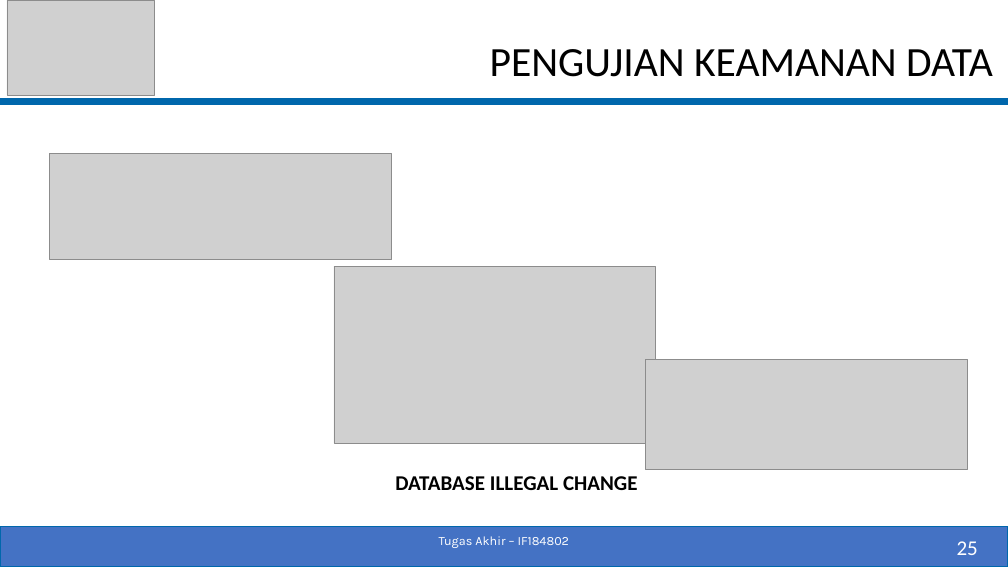
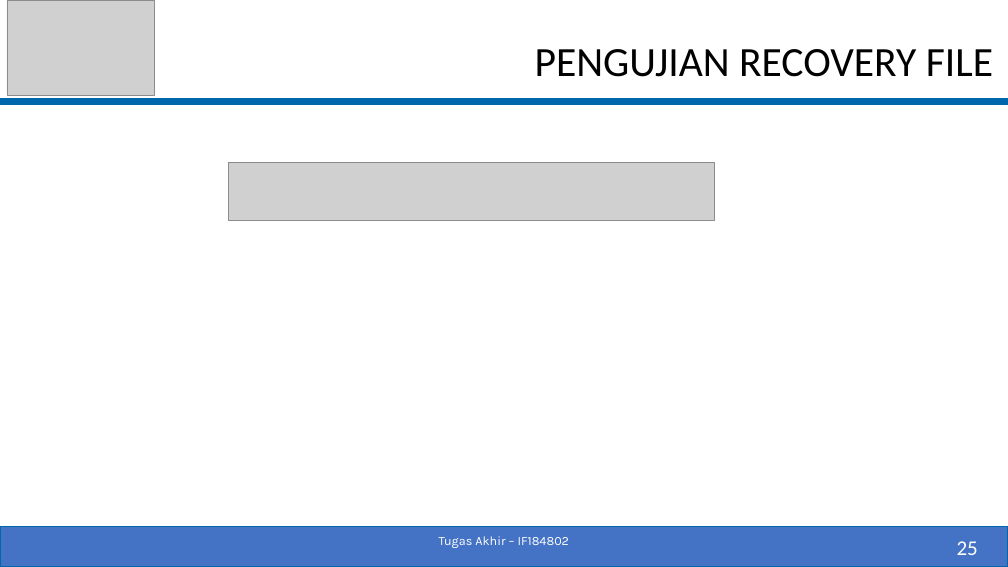
Before and after one commit to fajrisalam/Tugas-Akhir, a slide deck: slide 25 of PPT_SIDANG.pptx. Drawn at 1008x567 pixels with LibreOffice and Linux fonts; fonts in the diff are those of the drawing; grey boxes stand for pictures. Boxes give left, top, right and bottom in pixels: in the first picture for what was removed or moved away, otherwise in the second. Text is boxed around its words. In the diff, an @@ line names an element or a change of style, - is before the commit and + after.

```diff
--- a/PPT_SIDANG.pptx
+++ b/PPT_SIDANG.pptx
@@ title at box(535, 49, 993, 77): text changed @@
-PENGUJIAN KEAMANAN DATA
+PENGUJIAN RECOVERY FILE
@@ picture removed at box(50, 154, 392, 260) @@
@@ picture added at box(228, 163, 715, 221) @@
@@ picture removed at box(334, 266, 656, 443) @@
@@ picture removed at box(646, 360, 968, 470) @@
@@ text removed at box(395, 476, 638, 490) @@
-DATABASE ILLEGAL CHANGE
```
Also in this commit, not shown: 14 other slides changed, 5 slides added, 5 slides removed, 1 other file.
